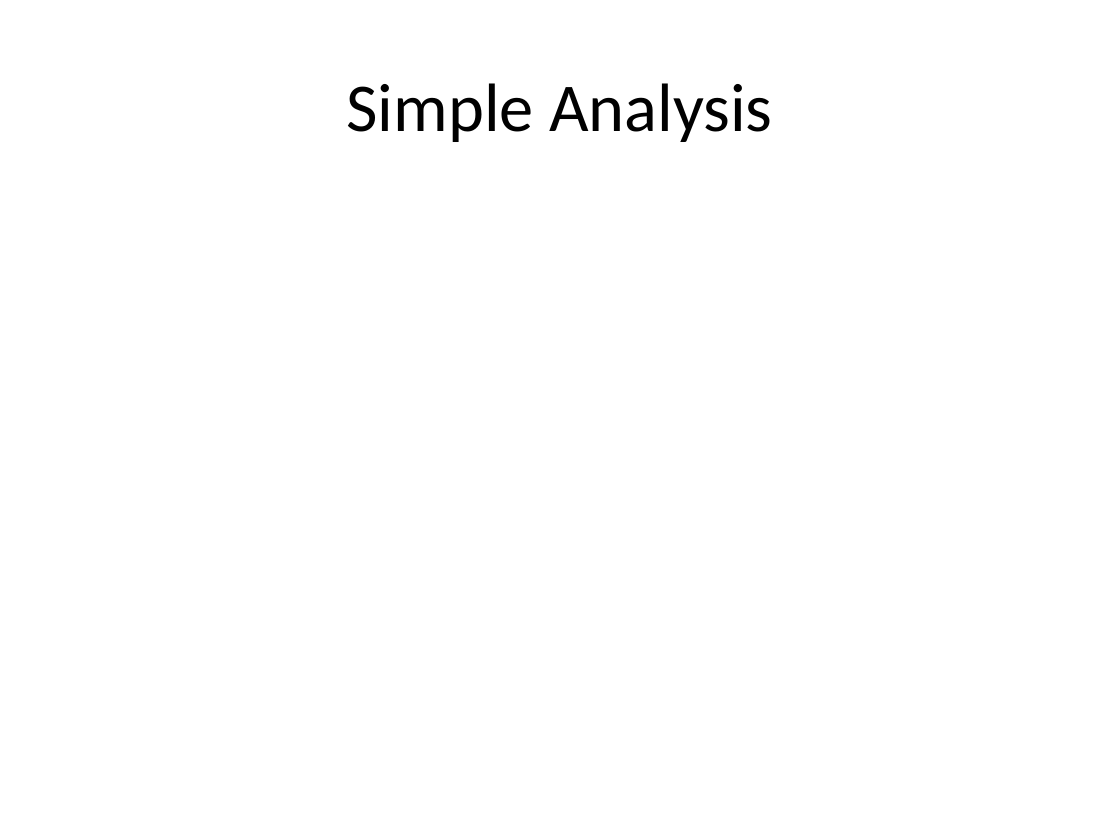
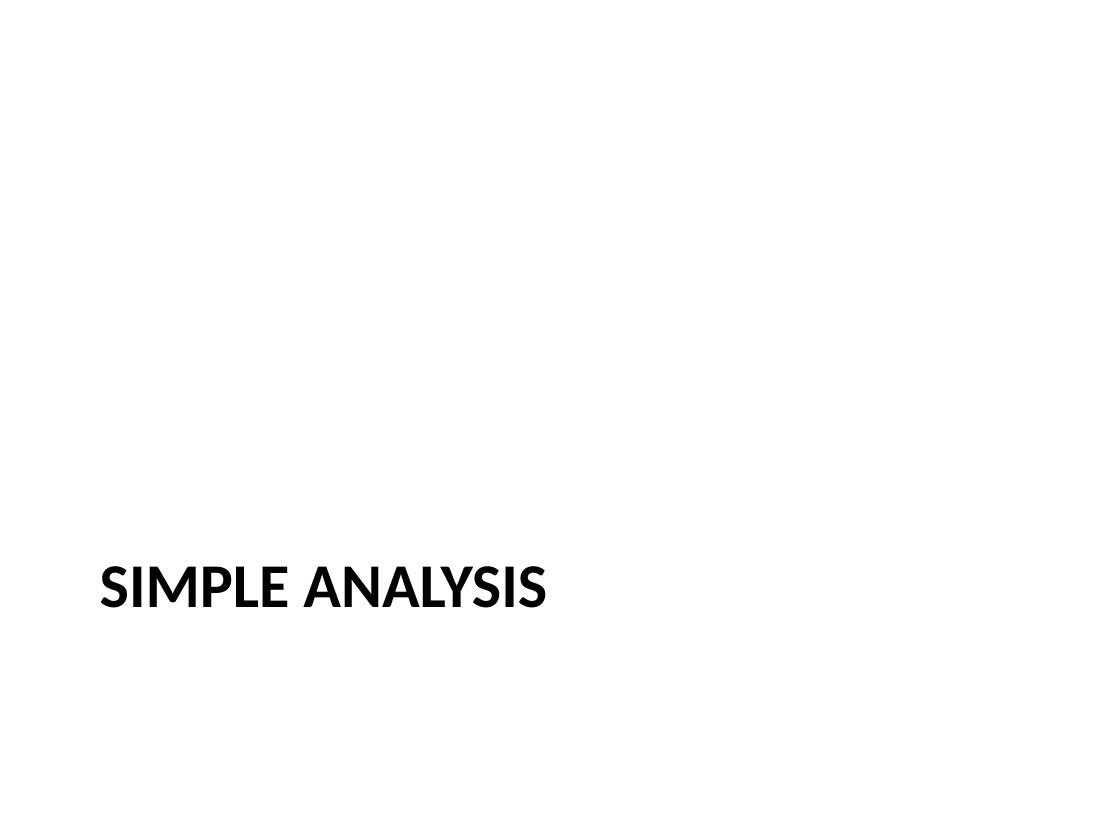
Before and after one commit to agrogan1/teaching, a slide deck: slide 13 of quantitative-data-analysis/quantitative-data-analysis.pptx (slide 5 before the commit). Drawn at 1120x840 pixels with LibreOffice and Linux fonts; fonts in the diff are those of the drawing. Boxes give left, top, right and bottom in pixels: in the first picture for what was removed or moved away, otherwise in the second. Text is boxed around its words. In the diff, an @@ line names an element or a change of style, - is before the commit and + after.

```diff
--- a/quantitative-data-analysis/quantitative-data-analysis.pptx
+++ b/quantitative-data-analysis/quantitative-data-analysis.pptx
@@ title "SIMPLE ANALYSIS" at [100, 566, 547, 608]: vertical alignment middle to top @@
@@ title at [100, 566, 547, 608]: text changed; size 44 to 40 pt; bold on @@
-Simple Analysis
+SIMPLE ANALYSIS
```
Also in this commit, not shown: 4 other slides changed, 8 slides added, 6 other files.
